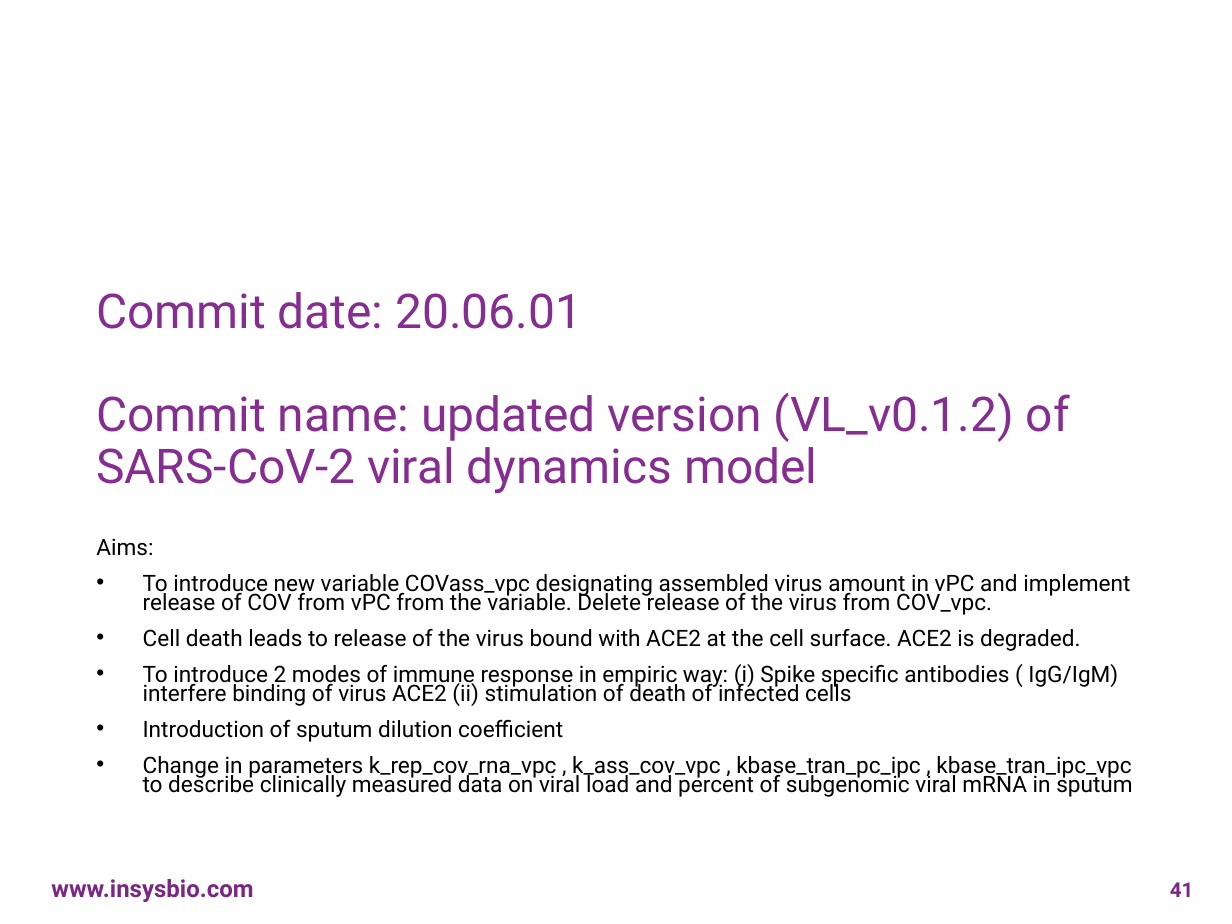
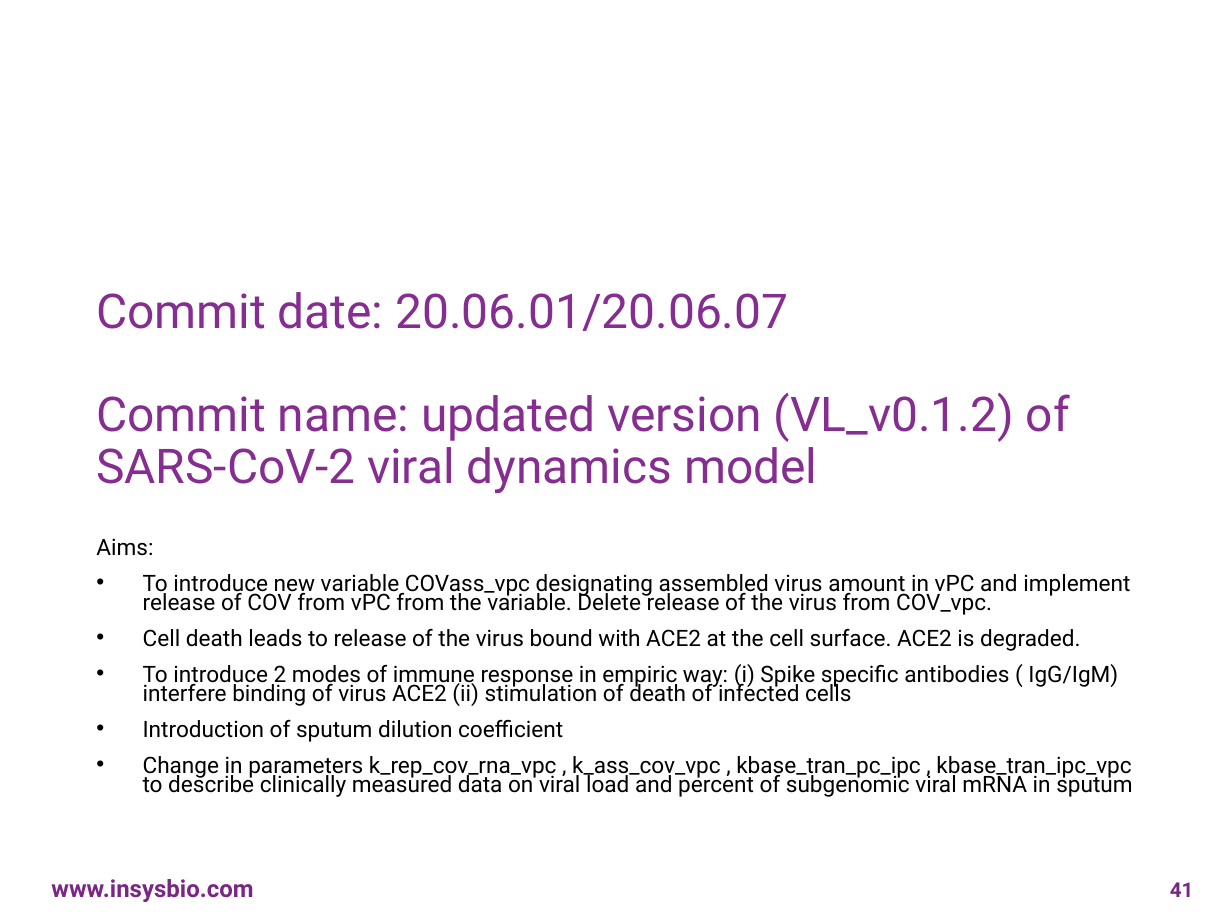
Before and after one commit to insysbio/covid19-qsp-model, a slide deck: slide 41 of docs/Description_model_development_testing.pptx. Drawn at 1232x924 pixels with LibreOffice and Linux fonts; fonts in the diff are those of the drawing; background and template pictures are left out. Boxes give left, top, right and bottom in pixels: in the first picture for what was removed or moved away, otherwise in the second. Text is boxed around its words. In the diff, an @@ line names an element or a change of style, - is before the commit and + after.

```diff
--- a/docs/Description_model_development_testing.pptx
+++ b/docs/Description_model_development_testing.pptx
@@ title at (x1=96, y1=292, x2=1070, y2=494): text changed @@
-Commit date: 20.06.01
-Commit name: updated version (VL_v0.1.2) of SARS-CoV-2 viral dynamics model
+Commit date: 20.06.01/20.06.07
+Commit name: updated version (VL_v0.1.2) of SARS-CoV-2 viral dynamics model
```
Also in this commit, not shown: 11 slides added, 1 other file.
